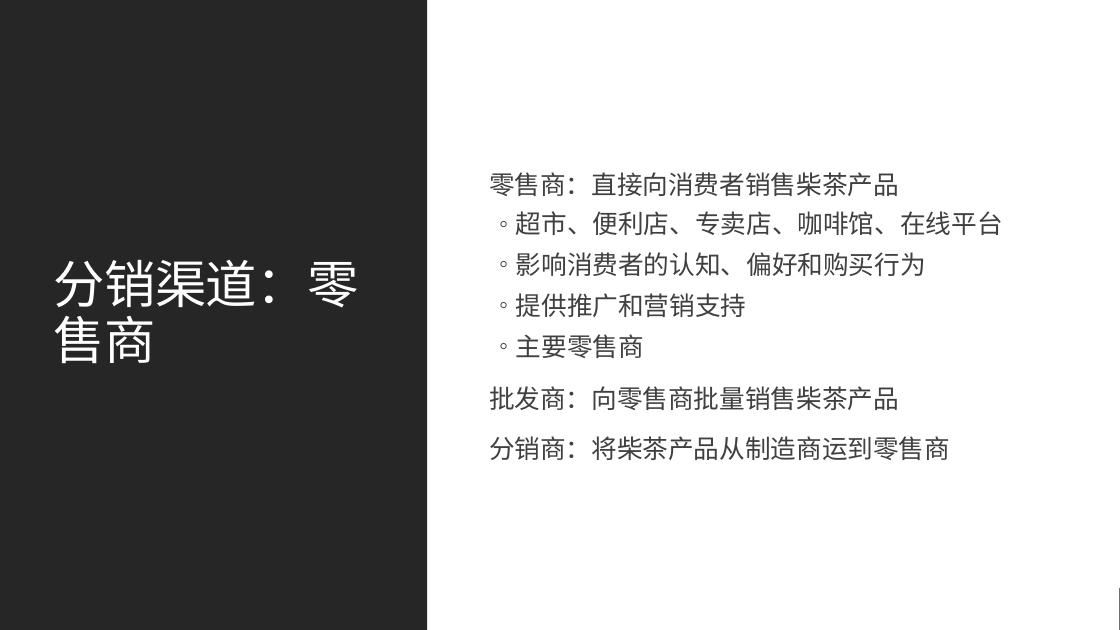
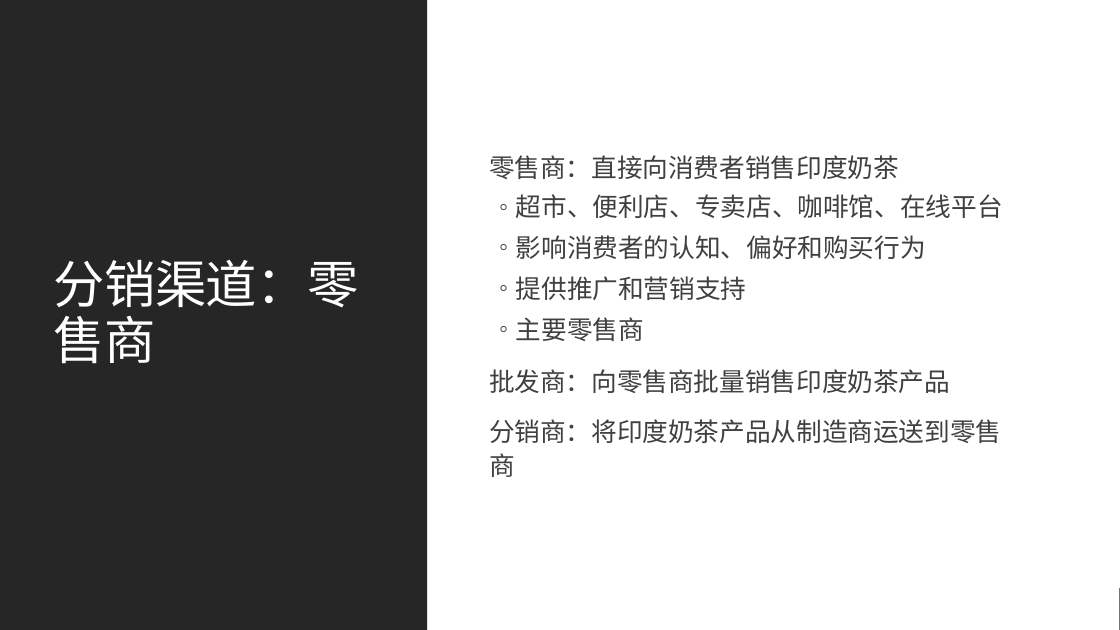
Before and after one commit to MicrosoftLearning/MS-4004-Empower-workforce-copilot-use-cases.zh-cn, a slide deck: slide 8 of ResourceFiles/Mystic Spice Premium Chai Market Analysis Presentation.pptx. Drawn at 1120x630 pixels with LibreOffice and Linux fonts; fonts in the diff are those of the drawing. Boxes give left, top, right and bottom in pixels: in the first picture for what was removed or moved away, otherwise in the second. Text is boxed around its words. In the diff, an @@ line names an element or a change of style, - is before the commit and + after.

```diff
--- a/ResourceFiles/Mystic Spice Premium Chai Market Analysis Presentation.pptx
+++ b/ResourceFiles/Mystic Spice Premium Chai Market Analysis Presentation.pptx
@@ text at (x1=489, y1=155, x2=899, y2=179): text changed @@
-  零售商：直接向消费者销售柴茶产品
+  零售商：直接向消费者销售印度奶茶
@@ text at (x1=489, y1=369, x2=1001, y2=477): text changed @@
-  批发商：向零售商批量销售柴茶产品
-  分销商：将柴茶产品从制造商运到零售商
+  批发商：向零售商批量销售印度奶茶产品
+  分销商：将印度奶茶产品从制造商运送到零售商
```
Also in this commit, not shown: 5 other slides changed, 30 other files.
